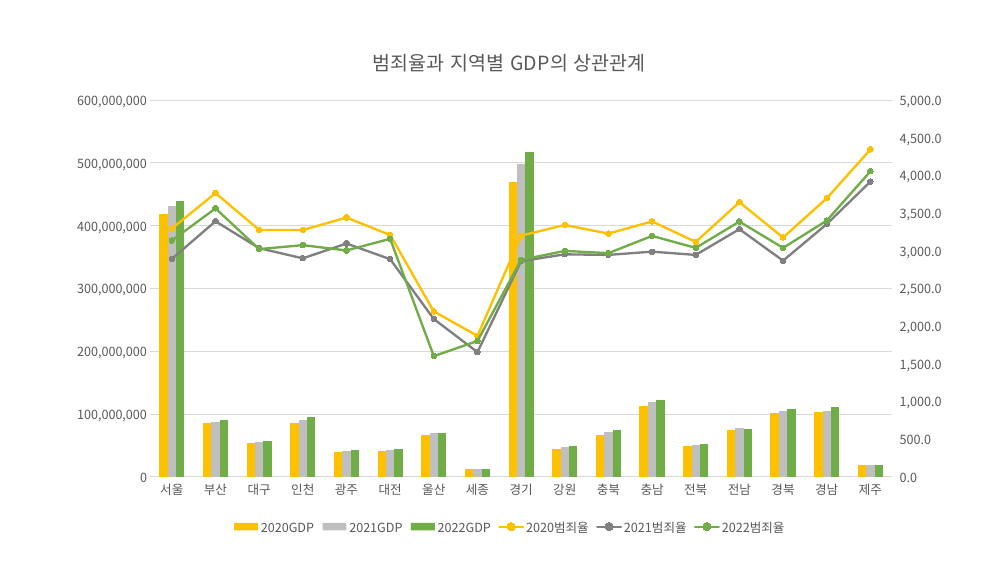
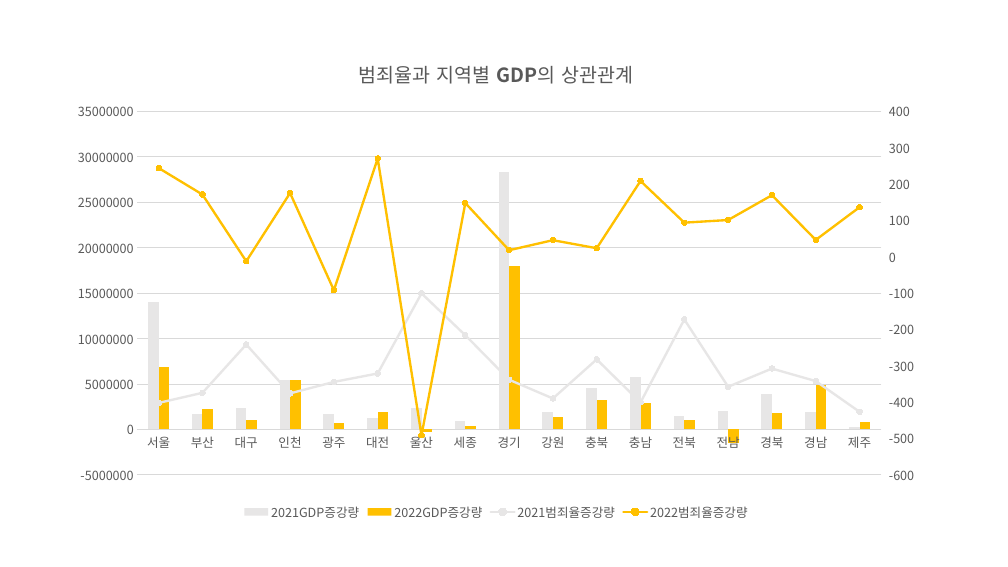
Before and after one commit to KDW8979/KDW, a slide deck: slide 8 of EX_PANDAS06/DAY05/범죄율과 경제지표의 상관관계.pptx. Drawn at 1008x567 pixels with LibreOffice and Linux fonts; fonts in the diff are those of the drawing. Boxes give left, top, right and bottom in pixels: in the first picture for what was removed or moved away, otherwise in the second. Text is boxed around its words. In the diff, an @@ line names an element or a change of style, - is before the commit and + after.

```diff
--- a/EX_PANDAS06/DAY05/범죄율과 경제지표의 상관관계.pptx
+++ b/EX_PANDAS06/DAY05/범죄율과 경제지표의 상관관계.pptx
@@ column chart at [60, 42, 932, 524] @@
-2020GDP: 420000000, 90000000, 50000000, 80000000, 40000000, 40000000, 70000000, 10000000, 470000000, 40000000, 70000000, 110000000, 50000000, 70000000, 100000000, 100000000, 20000000
+2021GDP증강량: 14000000, 1700000, 2300000, 5400000, 1700000, 1300000, 2400000, 900000, 28300000, 2000000, 4500000, 5700000, 1500000, 2000000, 3900000, 2000000, 200000
@@ colour of 2021GDP증강량 #FFC000 to #E7E6E6 @@
-2021GDP: 430000000, 90000000, 60000000, 90000000, 40000000, 40000000, 70000000, 10000000, 500000000, 50000000, 70000000, 120000000, 50000000, 80000000, 110000000, 110000000, 20000000
+2022GDP증강량: 6900000, 2300000, 1000000, 5400000, 700000, 1900000, -300000, 400000, 18000000, 1400000, 3200000, 2900000, 1000000, -1500000, 1800000, 4900000, 800000
@@ colour of 2022GDP증강량 #BFBFBF to #FFC000 @@
-2022GDP: 440000000, 90000000, 60000000, 100000000, 40000000, 40000000, 70000000, 10000000, 520000000, 50000000, 70000000, 120000000, 50000000, 80000000, 110000000, 110000000, 20000000
+2021범죄율증강량: -400, -370, -240, -380, -340, -320, -100, -220, -340, -390, -280, -400, -170, -360, -310, -340, -430
@@ colour of 2021범죄율증강량 #70AD47 to #E7E6E6 @@
-2020범죄율: 3300, 3800, 3300, 3300, 3400, 3200, 2200, 1900, 3200, 3300, 3200, 3400, 3100, 3600, 3200, 3700, 4300
+2022범죄율증강량: 240, 170, -10, 180, -90, 270, -490, 150, 20, 50, 20, 210, 90, 100, 170, 50, 140
-2021범죄율: 2900, 3400, 3000, 2900, 3100, 2900, 2100, 1700, 2900, 3000, 2900, 3000, 2900, 3300, 2900, 3400, 3900
-2022범죄율: 3100, 3600, 3000, 3100, 3000, 3200, 1600, 1800, 2900, 3000, 3000, 3200, 3000, 3400, 3000, 3400, 4100
@@ value axis changed @@
@@ column chart: place and size @@
-column chart at [59, 30, 960, 539]
+column chart at [60, 42, 932, 524]
```
Also in this commit, not shown: 8 other slides changed, 1 slide added, 21 other files.
